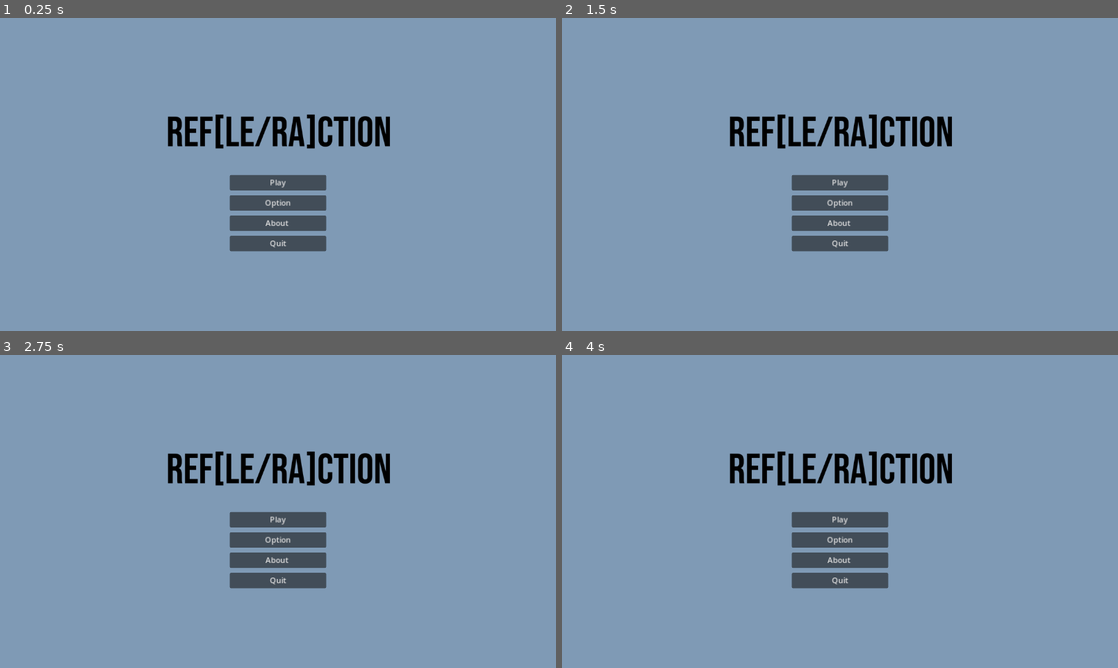
Above: before the commit, frames 1-4 (two rows, left to right).
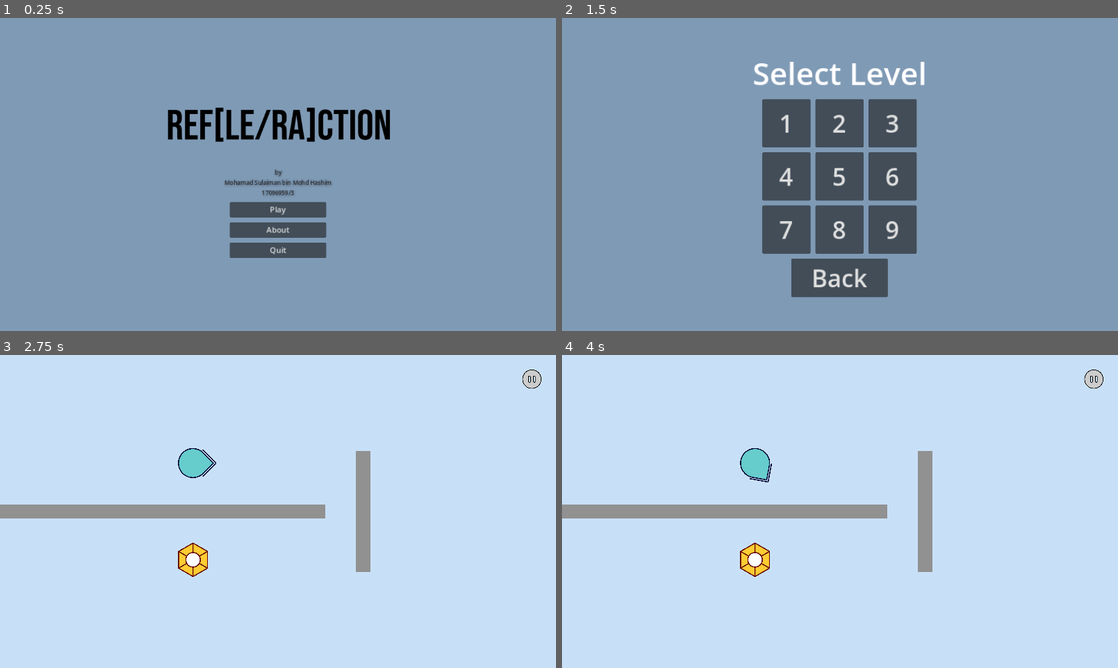
Above: after the commit, the same moments.

Repository: sulaimanmhashim/Refleraction
Game: Godot game, scene res://ui/main.tscn
The game is run twice, just before and just after one commit, with the same random seed, the same clock (stepped at 60 frames per second) and the same inputs.
Inputs (mouse positions are in pixels of both pictures, inside the frame that each line leads up to):
- Up to frame 1 (0.25 s): no input
- Up to frame 2 (1.5 s): click (840, 202) at 0.5 s, where only the run before the commit has a clickable "Option"; click (584, 36) at 1.25 s, where only the run before the commit has a clickable "< Back"
- Up to frame 3 (2.75 s): click (278, 461) at 2 s, where only the run after the commit has a clickable "2"
- Up to frame 4 (4 s): click (840, 561) at 2.75 s, where only the run before the commit has a clickable "About"; click (840, 586) at 3.5 s, where only the run before the commit has a clickable "Back"

The runs differ from the first frame. In frame 1, 4.8% of the frame differs, in the area x 30-71%, y 28-77%; in frame 2, 14%; in frame 3, 100%, in the area x 0-100%, y 0-100%; in frame 4, 100%.

Commit message:
Submission

Diff:
--- a/icon.svg
+++ b/icon.svg
@@ -1 +1,22 @@
-<svg height="128" width="128" xmlns="http://www.w3.org/2000/svg"><rect x="2" y="2" width="124" height="124" rx="14" fill="#363d52" stroke="#212532" stroke-width="4"/><g transform="scale(.101) translate(122 122)"><g fill="#fff"><path d="M105 673v33q407 354 814 0v-33z"/><path d="m105 673 152 14q12 1 15 14l4 67 132 10 8-61q2-11 15-15h162q13 4 15 15l8 61 132-10 4-67q3-13 15-14l152-14V427q30-39 56-81-35-59-83-108-43 20-82 47-40-37-88-64 7-51 8-102-59-28-123-42-26 43-46 89-49-7-98 0-20-46-46-89-64 14-123 42 1 51 8 102-48 27-88 64-39-27-82-47-48 49-83 108 26 42 56 81zm0 33v39c0 276 813 276 814 0v-39l-134 12-5 69q-2 10-14 13l-162 11q-12 0-16-11l-10-65H446l-10 65q-4 11-16 11l-162-11q-12-3-14-13l-5-69z" fill="#478cbf"/><path d="M483 600c0 34 58 34 58 0v-86c0-34-58-34-58 0z"/><circle cx="725" cy="526" r="90"/><circle cx="299" cy="526" r="90"/></g><g fill="#414042"><circle cx="307" cy="532" r="60"/><circle cx="717" cy="532" r="60"/></g></g></svg>
+<?xml version="1.0" encoding="utf-8"?>
+<!-- Generator: Adobe Illustrator 24.2.3, SVG Export Plug-In . SVG Version: 6.00 Build 0)  -->
+<svg version="1.1" id="Layer_1" xmlns="http://www.w3.org/2000/svg" xmlns:xlink="http://www.w3.org/1999/xlink" x="0px" y="0px"
+	 viewBox="0 0 128 128" style="enable-background:new 0 0 128 128;" xml:space="preserve">
+<style type="text/css">
+	.st0{fill:#4C4C4C;}
+	.st1{fill:#66CCCC;}
+	.st2{fill:#000033;}
+</style>
+<rect y="0" class="st0" width="128" height="128"/>
+<g>
+	<path class="st1" d="M82.5,90.5c-10.2,10.2-26.9,10.2-37.1,0c-10.2-10.2-10.2-26.9,0-37.1L64,34.9l18.5,18.5
+		C92.8,63.7,92.8,80.3,82.5,90.5z"/>
+	<g>
+		<path class="st2" d="M83.8,52.1L64.6,33c-0.4-0.4-0.9-0.4-1.3,0L44.2,52.1c-10.9,10.9-10.9,28.7,0,39.7c5.5,5.5,12.6,8.2,19.8,8.2
+			c3.6,0,7.2-0.7,10.6-2c3.4-1.4,6.5-3.4,9.3-6.1C94.8,80.9,94.8,63.1,83.8,52.1z M82.5,90.5c-10.2,10.2-26.9,10.2-37.1,0
+			c-10.2-10.2-10.2-26.9,0-37.1L64,34.9l18.5,18.5C92.8,63.7,92.8,80.3,82.5,90.5z"/>
+		<path class="st2" d="M88.2,54c-0.2,0-0.5-0.1-0.6-0.3L64,30.2L40.4,53.8c-0.4,0.4-0.9,0.4-1.3,0c-0.4-0.4-0.4-0.9,0-1.3l24.2-24.2
+			c0.4-0.4,0.9-0.4,1.3,0l24.2,24.2c0.4,0.4,0.4,0.9,0,1.3C88.7,54,88.5,54,88.2,54z"/>
+	</g>
+</g>
+</svg>
--- a/level_prop/Circular_Mirror.tscn
+++ /dev/null
@@ -1,16 +0,0 @@
-[gd_scene load_steps=3 format=3 uid="uid://dn1edcigyb72e"]
-
-[ext_resource type="Texture2D" uid="uid://cc71u7g1lgeh0" path="res://assets/circle_grey.png" id="1_iidql"]
-
-[sub_resource type="CircleShape2D" id="CircleShape2D_o4n51"]
-radius = 275.0
-
-[node name="CircularMirror" type="Node2D" groups=["mirror"]]
-
-[node name="StaticBody2D" type="StaticBody2D" parent="." groups=["mirror"]]
-
-[node name="CollisionShape2D" type="CollisionShape2D" parent="StaticBody2D" groups=["mirror"]]
-shape = SubResource("CircleShape2D_o4n51")
-
-[node name="CircleGrey" type="Sprite2D" parent="StaticBody2D" groups=["mirror"]]
-texture = ExtResource("1_iidql")
--- a/levels/Level_9.tscn
+++ b/levels/Level_9.tscn
@@ -1,11 +1,14 @@
-[gd_scene load_steps=5 format=3 uid="uid://csenlyvghf86s"]
+[gd_scene load_steps=10 format=3 uid="uid://csenlyvghf86s"]
 
 [ext_resource type="PackedScene" uid="uid://djajthv4aksdk" path="res://level_prop/Emitter.tscn" id="1_f867l"]
 [ext_resource type="PackedScene" uid="uid://dhgrdfn5b2wr5" path="res://ui/Overlay.tscn" id="1_kenjx"]
+[ext_resource type="PackedScene" uid="uid://bh63x1bmtey25" path="res://level_prop/Water.tscn" id="2_bstw4"]
 [ext_resource type="PackedScene" uid="uid://rxsxs7brmcjs" path="res://level_prop/Absorber.tscn" id="2_jo0ui"]
 [ext_resource type="PackedScene" uid="uid://ixwe51mcso6j" path="res://level_prop/Air.tscn" id="2_mglc2"]
-
-
+[ext_resource type="PackedScene" uid="uid://1mvijyak3vuq" path="res://level_prop/Glass.tscn" id="4_njgg7"]
+[ext_resource type="PackedScene" uid="uid://bsji8jka3uei0" path="res://level_prop/Mirror.tscn" id="5_mmu08"]
+[ext_resource type="PackedScene" uid="uid://cpai65ovsybl7" path="res://level_prop/Concave_Mirror.tscn" id="8_g2fwk"]
+[ext_resource type="PackedScene" uid="uid://c8m28dor6gyqv" path="res://level_prop/Covex_Mirror.tscn" id="9_moa8s"]
 
 [node name="Level1" type="Node2D"]
 
@@ -14,11 +17,44 @@
 [node name="Overlay" parent="CanvasLayer" instance=ExtResource("1_kenjx")]
 
 [node name="Air" parent="." instance=ExtResource("2_mglc2")]
+position = Vector2(192, 324)
+scale = Vector2(192, 324)
+
+[node name="Water" parent="." instance=ExtResource("2_bstw4")]
 position = Vector2(576, 324)
-scale = Vector2(576, 324)
+scale = Vector2(192, 324)
+
+[node name="Glass" parent="." instance=ExtResource("4_njgg7")]
+position = Vector2(960, 324)
+scale = Vector2(192, 324)
 
 [node name="Emitter" parent="." instance=ExtResource("1_f867l")]
-position = Vector2(200, 324)
+position = Vector2(100, 548)
 
 [node name="Absorber" parent="." instance=ExtResource("2_jo0ui")]
-position = Vector2(952, 324)
+position = Vector2(900, 117)
+
+[node name="Mirror" parent="." instance=ExtResource("5_mmu08")]
+position = Vector2(300, 548)
+rotation = -0.785398
+scale = Vector2(0.5, 0.7)
+
+[node name="Mirror2" parent="." instance=ExtResource("5_mmu08")]
+position = Vector2(300, 260)
+rotation = -0.785398
+scale = Vector2(0.5, 0.7)
+
+[node name="Mirror3" parent="." instance=ExtResource("5_mmu08")]
+position = Vector2(576, 260)
+rotation = 0.785398
+scale = Vector2(0.5, 0.7)
+
+[node name="CovexMirror" parent="." instance=ExtResource("9_moa8s")]
+position = Vector2(730, 99)
+rotation = 3.87812
+scale = Vector2(5, 5)
+
+[node name="ConcaveMirror" parent="." instance=ExtResource("8_g2fwk")]
+position = Vector2(576, 544)
+rotation = 1.5708
+scale = Vector2(5, 5)
--- a/project.godot
+++ b/project.godot
@@ -22,6 +22,7 @@
 
 [display]
 
+window/size/mode=3
 window/stretch/mode="canvas_items"
 
 [dotnet]
@@ -47,5 +48,6 @@
 
 [rendering]
 
-renderer/rendering_method="mobile"
+renderer/rendering_method="gl_compatibility"
+renderer/rendering_method.mobile="gl_compatibility"
 textures/vram_compression/import_etc2_astc=true
--- a/scripts/emitter.gd
+++ b/scripts/emitter.gd
@@ -1,6 +1,6 @@
 extends Node2D
 
-var MAX_BOUNCES = 10
+var MAX_BOUNCES = 20
 var MAX_LENGTH = 1000
 
 @onready var line = $Line2D
--- a/scripts/main.gd
+++ b/scripts/main.gd
@@ -14,6 +14,3 @@
 
 func _on_back_pressed():
 	get_tree().change_scene_to_file("res://ui/Main.tscn")
-
-func _on_option_pressed():
-	get_tree().change_scene_to_file("res://ui/Options.tscn")
--- a/scripts/overlay.gd
+++ b/scripts/overlay.gd
@@ -37,7 +37,7 @@
 		if is_paused:
 			get_tree().paused=false
 			$AnimationPlayer.play("RESET")
-	if id==2:
+	if id==1:
 		get_tree().change_scene_to_file("res://ui/Level_Select.tscn")
 
 
--- a/ui/Options.tscn
+++ /dev/null
@@ -1,53 +0,0 @@
-[gd_scene load_steps=2 format=3 uid="uid://bmladh5gptd1a"]
-
-[ext_resource type="Script" path="res://scripts/Options.gd" id="1_uy44p"]
-
-[node name="Options" type="Control"]
-layout_mode = 3
-anchors_preset = 15
-anchor_right = 1.0
-anchor_bottom = 1.0
-grow_horizontal = 2
-grow_vertical = 2
-script = ExtResource("1_uy44p")
-
-[node name="ColorRect" type="ColorRect" parent="."]
-layout_mode = 1
-anchors_preset = 15
-anchor_right = 1.0
-anchor_bottom = 1.0
-grow_horizontal = 2
-grow_vertical = 2
-color = Color(0.497, 0.6035, 0.71, 1)
-
-[node name="CenterContainer" type="CenterContainer" parent="."]
-layout_mode = 1
-anchors_preset = 15
-anchor_right = 1.0
-anchor_bottom = 1.0
-grow_horizontal = 2
-grow_vertical = 2
-
-[node name="GridContainer" type="GridContainer" parent="CenterContainer"]
-layout_mode = 2
-columns = 2
-
-[node name="MarginContainer" type="MarginContainer" parent="."]
-layout_mode = 1
-anchors_preset = 15
-anchor_right = 1.0
-anchor_bottom = 1.0
-grow_horizontal = 2
-grow_vertical = 2
-theme_override_constants/margin_left = 20
-theme_override_constants/margin_top = 20
-theme_override_constants/margin_right = 20
-theme_override_constants/margin_bottom = 20
-
-[node name="Button" type="Button" parent="MarginContainer"]
-layout_mode = 2
-size_flags_horizontal = 0
-size_flags_vertical = 0
-text = "< Back"
-
-[connection signal="pressed" from="MarginContainer/Button" to="." method="_on_button_pressed"]
--- a/ui/about.tscn
+++ b/ui/about.tscn
@@ -47,7 +47,13 @@
 University Malaya
 by
 Mohamad Sulaiman bin Mohd Hashim
-17096959/3"
+17096959/3
+
+The graphics used are original made
+
+Music is from Digimon World. File City soundtrack
+
+For educational purposes"
 horizontal_alignment = 1
 vertical_alignment = 1
 
--- a/ui/main.tscn
+++ b/ui/main.tscn
@@ -1,8 +1,13 @@
-[gd_scene load_steps=3 format=3 uid="uid://c30dlruorbpsc"]
+[gd_scene load_steps=4 format=3 uid="uid://c30dlruorbpsc"]
 
 [ext_resource type="Script" path="res://scripts/Main.gd" id="1_k4xic"]
 [ext_resource type="Texture2D" uid="uid://bjau4n28jnnhk" path="res://assets/Logo_name_150_500.png" id="2_jbr4y"]
 
+[sub_resource type="LabelSettings" id="LabelSettings_3snv6"]
+font_size = 12
+font_color = Color(0.14, 0.14, 0.14, 1)
+shadow_size = 13
+shadow_color = Color(0, 0, 0, 0.0509804)
 
 [node name="Main" type="Control"]
 layout_mode = 3
@@ -40,6 +45,15 @@
 layout_mode = 2
 texture = ExtResource("2_jbr4y")
 
+[node name="Label" type="Label" parent="CenterContainer/VBoxContainer"]
+layout_mode = 2
+size_flags_horizontal = 4
+text = "by
+Mohamad Sulaiman bin Mohd Hashim
+17096959/3"
+label_settings = SubResource("LabelSettings_3snv6")
+horizontal_alignment = 1
+
 [node name="Play" type="Button" parent="CenterContainer/VBoxContainer"]
 custom_minimum_size = Vector2(200, 25)
 layout_mode = 2
@@ -48,19 +62,12 @@
 text = "Play"
 icon_alignment = 1
 
-[node name="Option" type="Button" parent="CenterContainer/VBoxContainer"]
-custom_minimum_size = Vector2(200, 25)
-layout_mode = 2
-size_flags_horizontal = 4
-size_flags_vertical = 4
-text = "Option"
-
 [node name="About" type="Button" parent="CenterContainer/VBoxContainer"]
 custom_minimum_size = Vector2(200, 25)
 layout_mode = 2
 size_flags_horizontal = 4
 size_flags_vertical = 4
-text = "About "
+text = "About"
 
 [node name="Quit" type="Button" parent="CenterContainer/VBoxContainer"]
 custom_minimum_size = Vector2(200, 25)
@@ -70,6 +77,5 @@
 text = "Quit"
 
 [connection signal="pressed" from="CenterContainer/VBoxContainer/Play" to="." method="_on_play_pressed"]
-[connection signal="pressed" from="CenterContainer/VBoxContainer/Option" to="." method="_on_option_pressed"]
 [connection signal="pressed" from="CenterContainer/VBoxContainer/About" to="." method="_on_about_pressed"]
 [connection signal="pressed" from="CenterContainer/VBoxContainer/Quit" to="." method="_on_quit_pressed"]
--- a/ui/overlay.tscn
+++ b/ui/overlay.tscn
@@ -1,8 +1,7 @@
-[gd_scene load_steps=16 format=3 uid="uid://dhgrdfn5b2wr5"]
+[gd_scene load_steps=15 format=3 uid="uid://dhgrdfn5b2wr5"]
 
 [ext_resource type="Script" path="res://scripts/Overlay.gd" id="1_e2pbu"]
 [ext_resource type="Texture2D" uid="uid://nfixd75k1gn7" path="res://assets/pausebutton.png" id="1_qlx6t"]
-[ext_resource type="Texture2D" uid="uid://ccmcf4nedu2ai" path="res://assets/settings_50x50.png" id="2_57d26"]
 [ext_resource type="Texture2D" uid="uid://r06jq2tkdqi4" path="res://assets/exit_50x50.png" id="3_tgvwk"]
 [ext_resource type="Texture2D" uid="uid://bsv80j2k1neg6" path="res://assets/resume_50x50.png" id="4_6coxv"]
 [ext_resource type="Shader" path="res://assets/overlay.gdshader" id="5_a8xuf"]
@@ -211,16 +210,13 @@
 icon = ExtResource("1_qlx6t")
 icon_alignment = 1
 expand_icon = true
-item_count = 3
+item_count = 2
 popup/item_0/text = "Resume"
 popup/item_0/icon = ExtResource("4_6coxv")
 popup/item_0/id = 0
-popup/item_1/text = "Settings"
-popup/item_1/icon = ExtResource("2_57d26")
+popup/item_1/text = "Back"
+popup/item_1/icon = ExtResource("3_tgvwk")
 popup/item_1/id = 1
-popup/item_2/text = "Back"
-popup/item_2/icon = ExtResource("3_tgvwk")
-popup/item_2/id = 2
 
 [node name="Victory_Screen" type="Control" parent="."]
 modulate = Color(1, 1, 1, 0)
Binary file removed: assets/circle_grey.png
Not shown, removed: assets/circle_grey.png.import
Not shown, changed: export_presets.cfg
Not shown: 6 places in level_prop/Concave_Mirror.tscn that only renumber resources
Not shown: 6 places in level_prop/Covex_Mirror.tscn that only renumber resources
Not shown, changed: Refleraction.apk
Not shown, changed: Refleraction.apk.idsig
Not shown, added: Refleraction_2.apk
Not shown, added: Refleraction_2.apk.idsig
Not shown, changed: assets/components.ai
